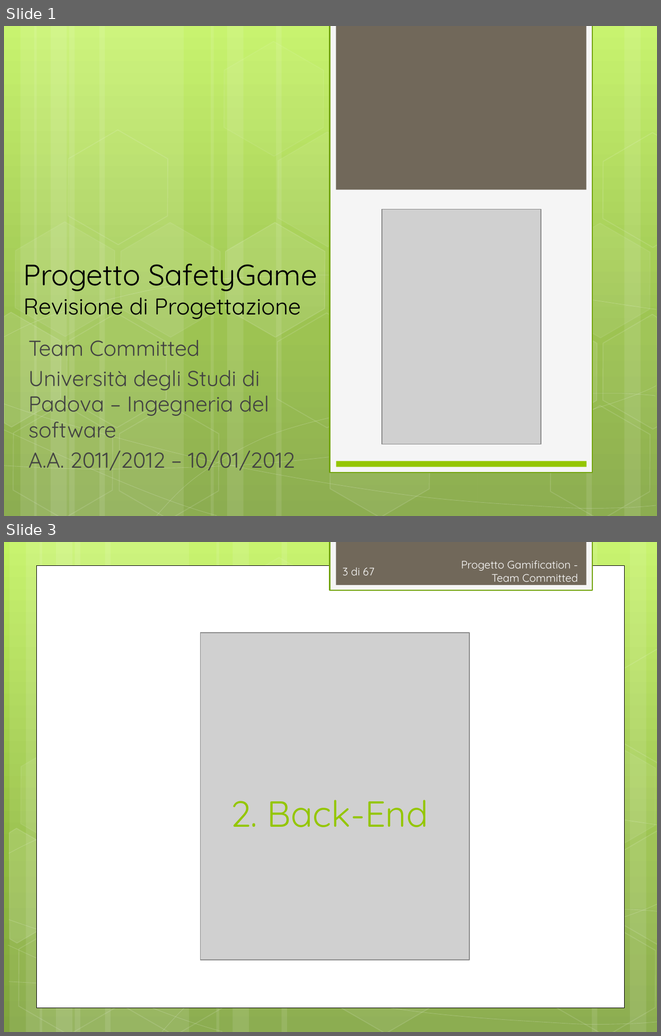
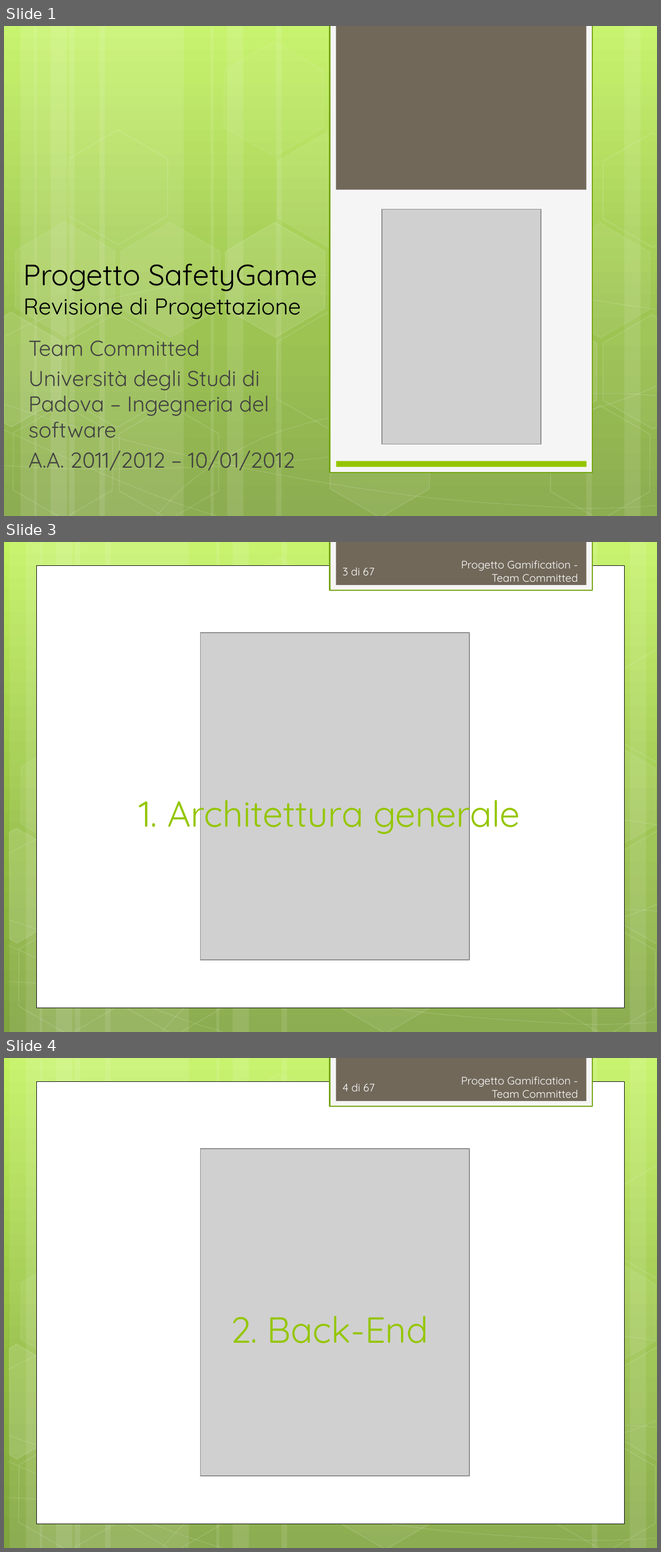
Before and after one commit to TeamCommitted/Team-Committed---Documenti, a slide deck: RP/Esterni/Presentazione/RP-Presentazione.pptx. Shown one above the other, each under a label of ours: slides 1 and 3 before the commit, slides 1, 3 and 4 after it; the slides between them are not shown. The pictures are 661x1036 and 661x1552 pixels, drawn with LibreOffice and Linux fonts; fonts in the diff are those of the drawing; grey boxes stand for pictures. Boxes give left, top, right and bottom in pixels: in the first picture for what was removed or moved away, otherwise in the second. Text is boxed around its words. In the diff, an @@ line names an element or a change of style, - is before the commit and + after.

```diff
--- a/RP/Esterni/Presentazione/RP-Presentazione.pptx
+++ b/RP/Esterni/Presentazione/RP-Presentazione.pptx
@@ slide 3 added at [4, 542, 657, 1032], background gradient #C3F35F to #93BF3F to #81A53E; not listed: 31 template elements that a slide beside it also shows @@
@@ page number added at [343, 567, 374, 575], 12 pt, text #FEFEFE @@
+3 di 67
@@ text added at [461, 561, 578, 582], 12 pt, text #FEFEFE @@
+Progetto Gamification - Team Committed
@@ picture added at [201, 633, 469, 960] @@
@@ title added at [139, 790, 520, 837], 40 pt, text #94C600 @@
+1. Architettura generale
@@ what was slide 3 is now slide 4 @@
@@ page number at [343, 1083, 375, 1091]: text changed @@
-3 di 67
+4 di 67
```
Also in this commit, not shown: 4 slides changed, 1 other file.
